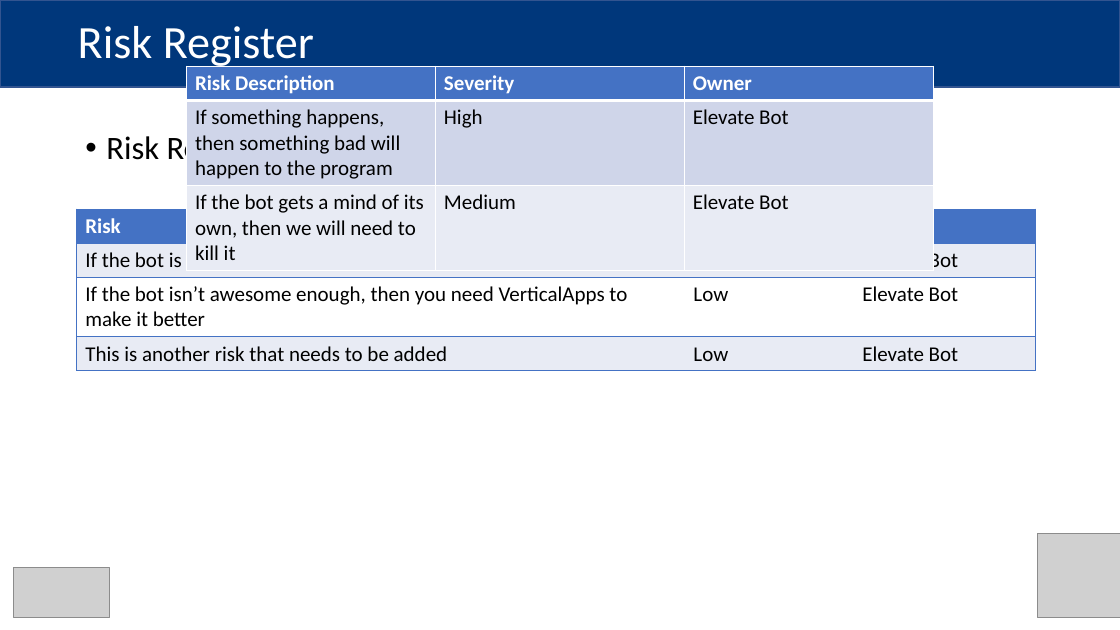
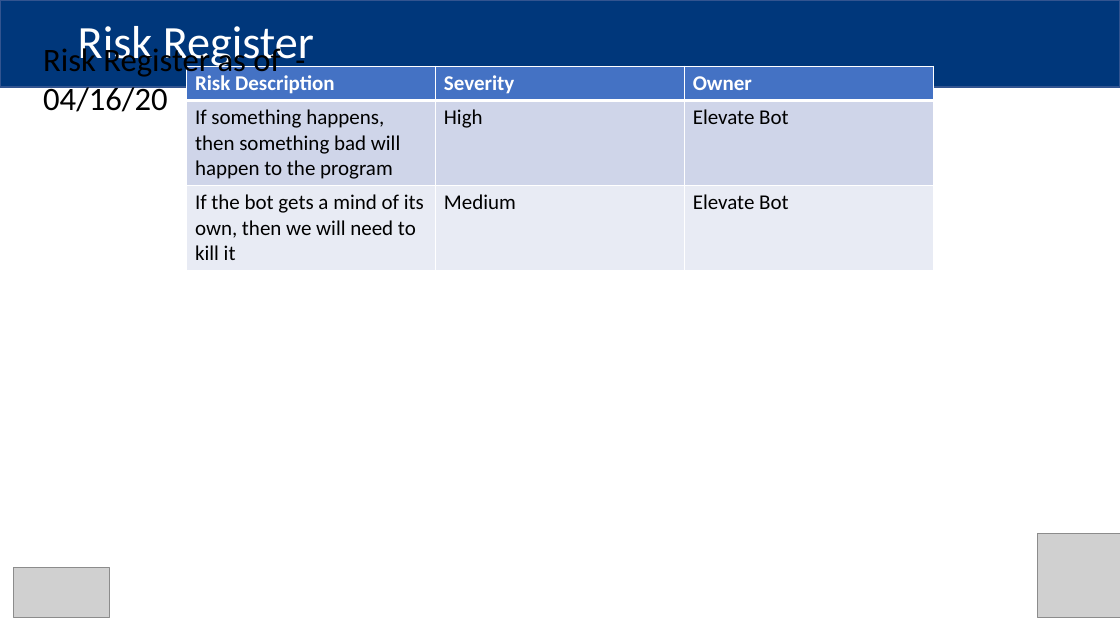
Before and after one commit to MindPetalSoftwareSolutions/VerticalApps_PMO-Bot, a slide deck: slide 3 of Data/Input/Robotic Process Automation PMO.pptx. Drawn at 1120x630 pixels with LibreOffice and Linux fonts; fonts in the diff are those of the drawing; grey boxes stand for pictures. Boxes give left, top, right and bottom in pixels: in the first picture for what was removed or moved away, otherwise in the second. Text is boxed around its words. In the diff, an @@ line names an element or a change of style, - is before the commit and + after.

```diff
--- a/Data/Input/Robotic Process Automation PMO.pptx
+++ b/Data/Input/Robotic Process Automation PMO.pptx
@@ text at [43,45,280,112]: text changed @@
-• Risk Register as of
+Risk Register as of - 04/16/20
@@ table removed at [77,209,1036,371], 4 rows, 3 columns @@
-Risk | Severity | Owner
-If the bot is too awesome, then Skynet will be built | Medium | Elevate Bot
-If the bot isn’t awesome enough, then you need VerticalApps to make it better | Low | Elevate Bot
-This is another risk that needs to be added | Low | Elevate Bot
```
Also in this commit, not shown: 2 other slides changed, 19 other files.
